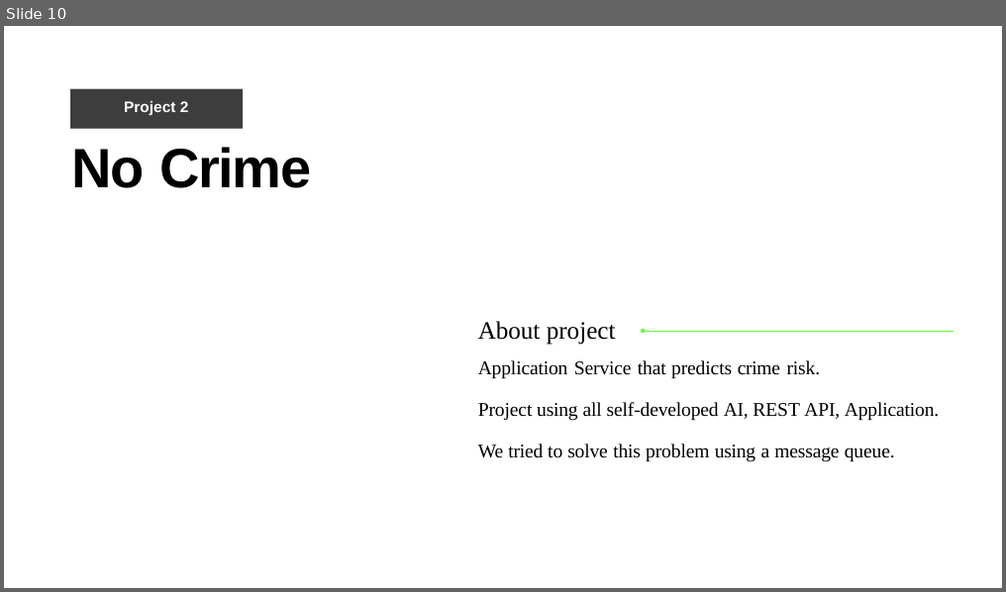
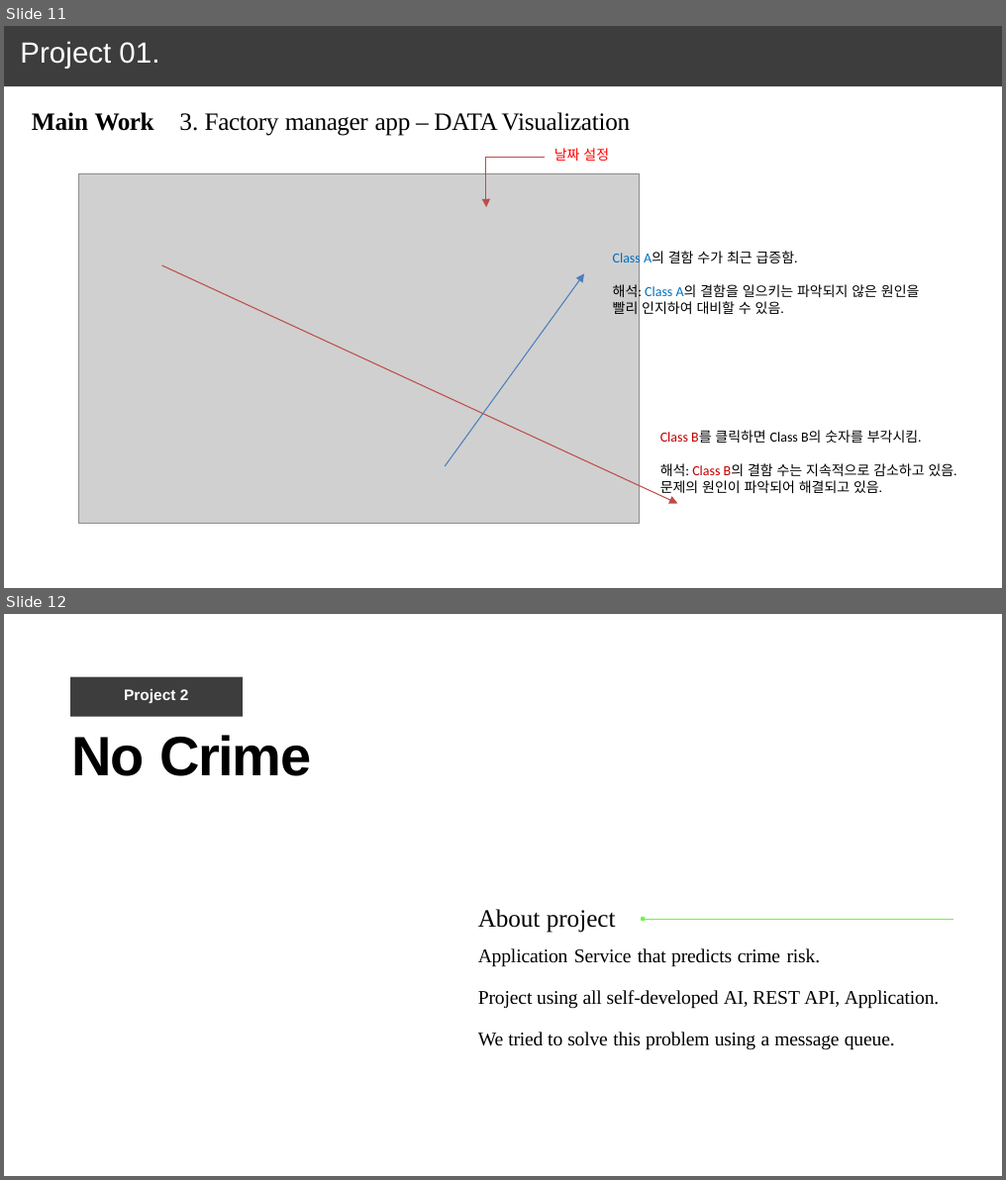
Before and after one commit to June222/June222.github.io, a slide deck: porfolio_kangjunwoo-010-5495-4551.pptx. Shown one above the other, each under a label of ours: slide 10 before the commit, slides 11 and 12 after it. The pictures are 1006x592 and 1006x1180 pixels, drawn with LibreOffice and Linux fonts; fonts in the diff are those of the drawing; grey boxes stand for pictures. Boxes give left, top, right and bottom in pixels: in the first picture for what was removed or moved away, otherwise in the second. Text is boxed around its words. In the diff, an @@ line names an element or a change of style, - is before the commit and + after.

Commit message:
UI에 대해서 조금 더 구체적으로 작성

```diff
--- a/porfolio_kangjunwoo-010-5495-4551.pptx
+++ b/porfolio_kangjunwoo-010-5495-4551.pptx
@@ slide 11 added at (4,26,1002,588), background #FFFFFF @@
@@ freeform shape added at (4,26,1002,86), fill #3D3D3D @@
@@ title added at (20,41,159,68), 21 pt, text #FFFFFF @@
+Project 01.
@@ text added at (32,112,154,131), 18 pt, text #000000, bold @@
+Main Work
@@ text added at (179,112,631,136), 18 pt, text #000000 @@
+3. Factory manager app – DATA Visualization
@@ picture added at (79,174,640,523) @@
@@ elbow arrow added from (545, 158) to (486, 207), #BF4C48 0.75 pt @@
@@ text added at (554,148,609,161), 10 pt, text #FF0000 @@
+날짜 설정
@@ text added at (613,251,920,314), 10 pt, text #000000 @@
+Class A의 결함 수가 최근 급증함.
+해석: Class A의 결함을 일으키는 파악되지 않은 원인을
+빨리 인지하여 대비할 수 있음.
@@ arrow added from (161, 266) to (677, 503), #BF4C48 0.75 pt @@
@@ arrow added from (446, 467) to (584, 274), #4B7EBC 0.75 pt @@
@@ text added at (660,430,957,496), 10 pt, text #000000 @@
+Class B를 클릭하면 Class B의 숫자를 부각시킴.
+해석: Class B의 결함 수는 지속적으로 감소하고 있음.
+문제의 원인이 파악되어 해결되고 있음.
@@ what was slide 10 is now slide 12 @@
```
Also in this commit, not shown: 1 slide changed, 1 other slide added.
